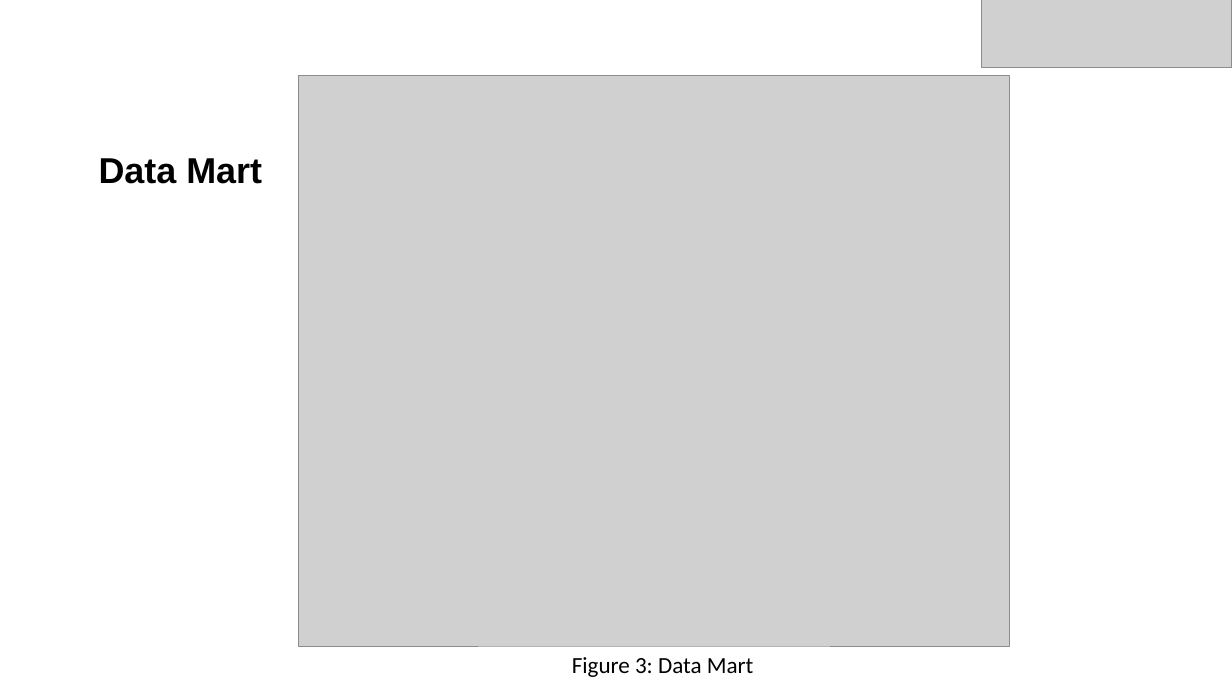
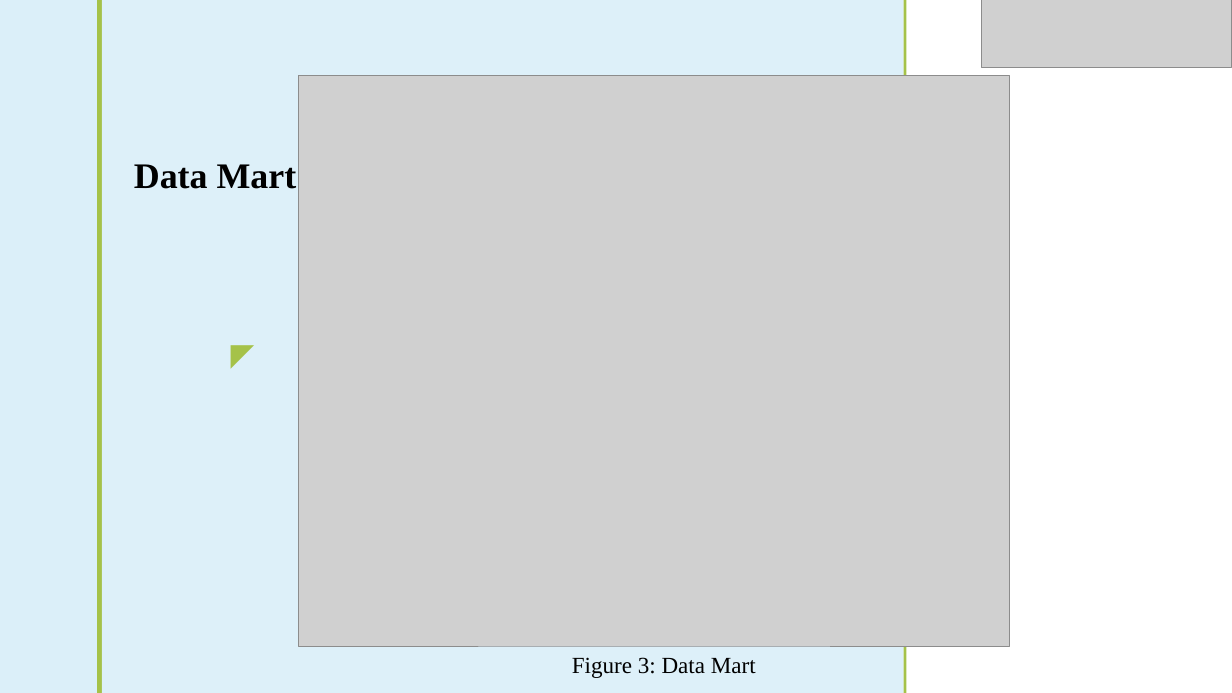
Before and after one commit to turoprophet/DAWA_DWH, a slide deck: slide 10 of DAWA.pptx. Drawn at 1232x693 pixels with LibreOffice and Linux fonts; fonts in the diff are those of the drawing; grey boxes stand for pictures; background and template pictures are left out. Boxes give left, top, right and bottom in pixels: in the first picture for what was removed or moved away, otherwise in the second. Text is boxed around its words. In the diff, an @@ line names an element or a change of style, - is before the commit and + after.

Commit message:
style changed
my text put inside

```diff
--- a/DAWA.pptx
+++ b/DAWA.pptx
@@ rectangle added at (x1=0, y1=0, x2=97, y2=693), fill #DBEFF9 @@
@@ rectangle added at (x1=97, y1=0, x2=102, y2=693), fill #A5C249 @@
@@ rectangle added at (x1=102, y1=0, x2=904, y2=693), fill #DBEFF9 at 92% opacity @@
@@ rectangle added at (x1=904, y1=0, x2=907, y2=693), fill #A5C249 @@
@@ title "Data Mart" at (x1=134, y1=164, x2=297, y2=189): font Arial to Times New Roman; alignment centre to right; vertical alignment bottom to top @@
@@ text added at (x1=222, y1=330, x2=263, y2=376), 24 pt, text #A5C249 @@
+◤
@@ text "Figure 3: Data Mart" at (x1=572, y1=657, x2=756, y2=678): font Calibri to Times New Roman @@
```
Also in this commit, not shown: 10 other slides changed.
